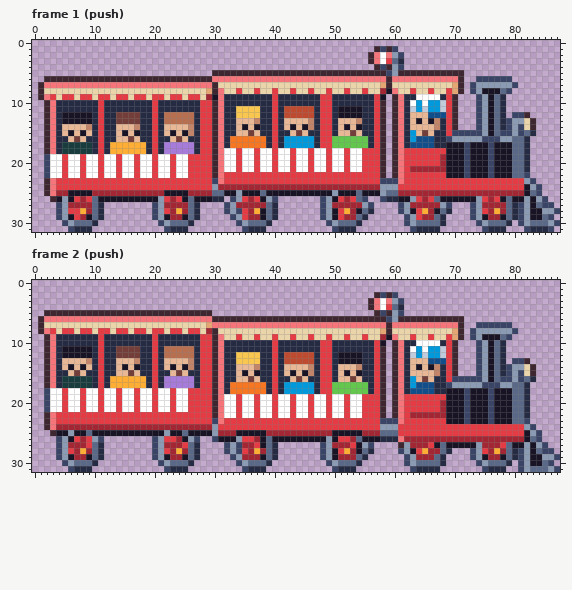
Edited in one commit: pixel-art file (art/vehicles/tourist-train@50.aseprite). This is how it looked before the edit.
88x32 pixels, 11 frames. Shown: frame 1 (push), frame 2 (push). The commit also changed other frames, which this record leaves out.
And afterwards:
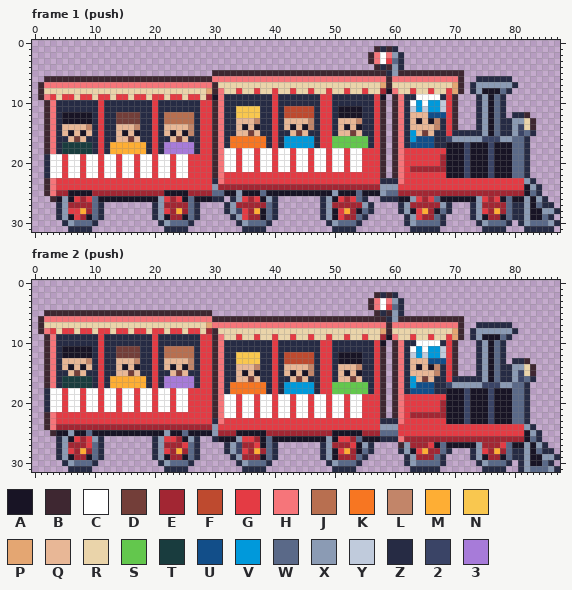
Palette (. is transparent): A #181425  B #3e2731  C #ffffff  D #733e39  E #a22633  F #be4a2f  G #e43b44  H #f6757a  J #b86f50  K #f77622  L #c28569  M #feae34  N #f9c74f  P #e4a672  Q #e8b796  R #ead4aa  S #63c74d  T #193c3e  U #124e89  V #0099db  W #5a6988  X #8b9bb4  Y #c0cbdc  Z #262b44  2 #3a4466  3 #a77bd9
Diff:
Changed rows in their new state; - is an unchanged pixel.
Frame 1 (push):
first column x 58:
 1 Z-Z---------------------
 2 ---Z--------------------
 4 Z--Z--------------------
 5 -Z----------------------
 6 ----------------ZZZZZZ--
 7 ---------------Z------Z-
 8 ---------------Z-----Z--
 9 ----------------Z-------
10 ----------------Z-------
11 ----------------Z-------
12 ----------------Z-----ZZ
13 ----------------Z----Z--
14 ----------------Z----Z--
15 ------------ZZZZZ---ZZ--
first column x 2:
19 Z-------------------------------------------------------------------------------------
20 Z-------------------------------------------------------------------------------------
21 Z-------------------------------------------------------------------------------------
22 Z-------------------------------------------------------------------------------Z-----
23 ----------------------------Z---------------------------ZZZ----------------------Z----
24 ----------------------------------------------------------------------------------Z---
25 ----------------------------------------------------------------------------------Z---
26 -------------------------------Z------Z-------Z------Z--Z--------------------------Z--
27 --Z---------------Z-----------Z---------------Z-------Z----Z-------Z---Z-------Z---ZZ-
28 --Z---------------Z-----------Z---------------Z------------Z-----------Z-------Z-----Z
29 --Z---------------Z------------Z--------------Z-------------Z----------Z-------Z----Z-
30 ---Z---------------Z------------Z--------------Z------------Z-----------Z------Z-----Z
31 ----Z---------------Z------------Z--------------Z------------Z-----------Z------Z---Z-
Frame 2 (push):
first column x 2:
 2 --------------------------------------------------------Z-Z---------------------------
 3 -----------------------------------------------------------Z--------------------------
 5 --------------------------------------------------------Z--Z--------------------------
 6 ---------------------------------------------------------Z----------------------------
 7 ------------------------------------------------------------------------ZZZZZZ--------
 8 -----------------------------------------------------------------------Z------Z-------
 9 -----------------------------------------------------------------------Z-----Z--------
10 ------------------------------------------------------------------------Z-------------
11 ------------------------------------------------------------------------Z-------------
12 ------------------------------------------------------------------------Z-------------
13 ------------------------------------------------------------------------Z-----ZZ------
14 ------------------------------------------------------------------------Z----Z--------
15 ------------------------------------------------------------------------Z----Z--------
16 --------------------------------------------------------------------ZZZZZ---ZZ--------
18 Z-------------------------------------------------------------------------------------
19 Z-------------------------------------------------------------------------------------
20 Z-------------------------------------------------------------------------------------
21 Z-------------------------------------------------------------------------------------
23 ----------------------------Z---------------------------ZZZ---------------------Z-----
24 ---------------------------------------------------------------------------------Z----
25 ----------------------------------------------------------------------------------Z---
26 --Z------Z--------Z------Z--Z-----------------------------------------------------Z---
27 --Z---------------Z-----------Z---------------Z-------Z----------------------------Z--
28 --Z---------------Z-----------Z---------------Z------------Z-----------Z-------Z---ZZ-
29 --Z---------------Z------------Z--------------Z-------------Z----------Z-------Z-----Z
30 ---Z---------------Z------------Z--------------Z------------Z-----------Z------Z----Z-
31 ----Z---------------Z------------Z--------------Z------------Z-----------Z-----Z-----Z
